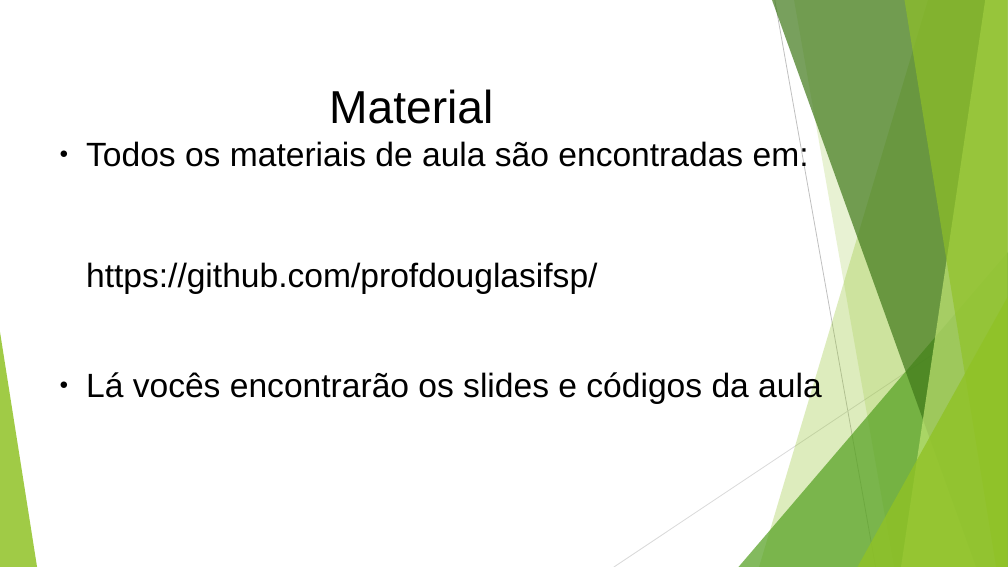
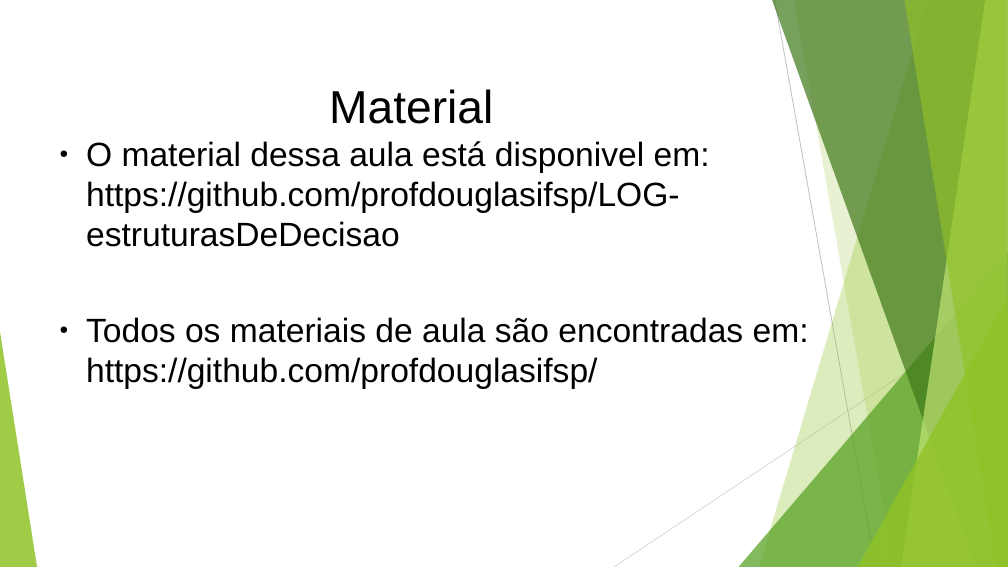
Before and after one commit to profdouglasifsp/LOG-estruturasDeDecisao, a slide deck: slide 16 of logicaDeProgramaçãoEstruturasDeDecisao.odp. Drawn at 1008x567 pixels with LibreOffice and Linux fonts; fonts in the diff are those of the drawing. Boxes give left, top, right and bottom in pixels: in the first picture for what was removed or moved away, otherwise in the second. Text is boxed around its words. In the diff, an @@ line names an element or a change of style, - is before the commit and + after.

Commit message:
Update Presentation

```diff
--- a/logicaDeProgramaçãoEstruturasDeDecisao.odp
+++ b/logicaDeProgramaçãoEstruturasDeDecisao.odp
@@ text at (x1=86, y1=141, x2=710, y2=247): paragraph added @@
+● O material dessa aula está disponivel em:
+  https://github.com/profdouglasifsp/LOG-estruturasDeDecisao
@@ text at (x1=86, y1=370, x2=822, y2=404): paragraph removed @@
-● Lá vocês encontrarão os slides e códigos da aula
```
Also in this commit, not shown: 1 slide added.
